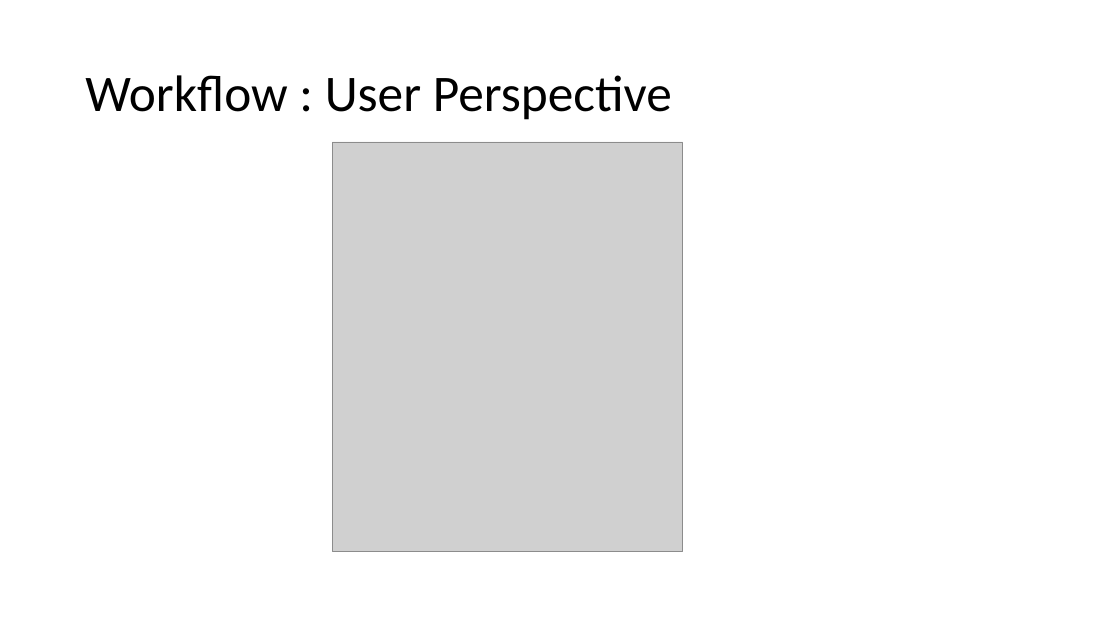
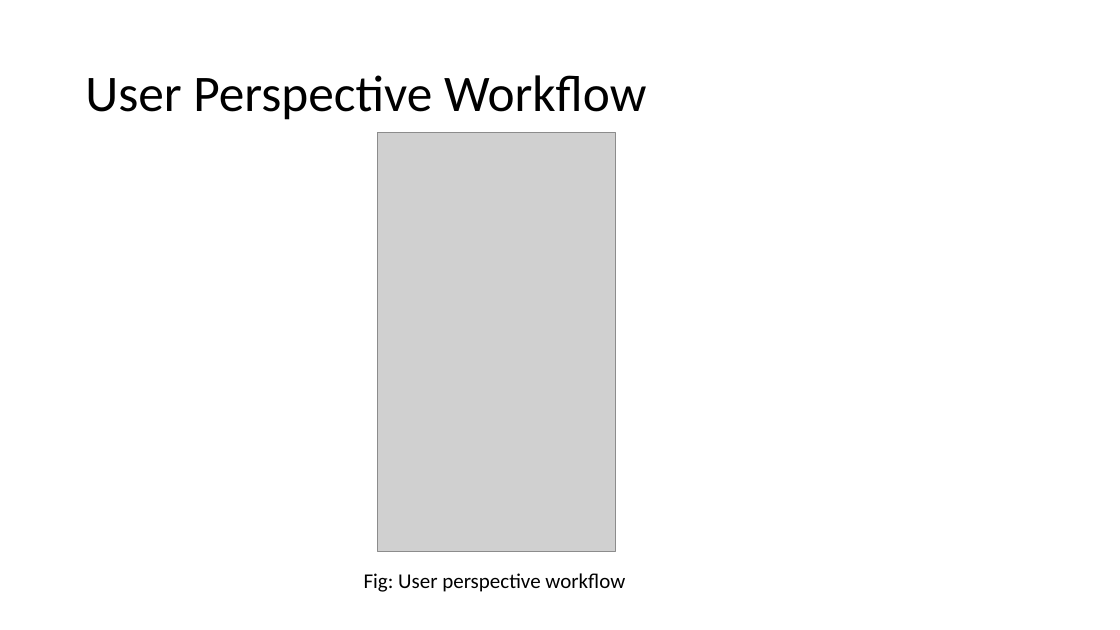
Before and after one commit to IkramulMurad/Face-detection, a slide deck: slide 14 of Book/Facial Key-points Detection.pptx (slide 12 before the commit). Drawn at 1120x630 pixels with LibreOffice and Linux fonts; fonts in the diff are those of the drawing; grey boxes stand for pictures. Boxes give left, top, right and bottom in pixels: in the first picture for what was removed or moved away, otherwise in the second. Text is boxed around its words. In the diff, an @@ line names an element or a change of style, - is before the commit and + after.

```diff
--- a/Book/Facial Key-points Detection.pptx
+++ b/Book/Facial Key-points Detection.pptx
@@ title at <box>85,75,646,120</box>: text changed @@
-Workflow : User Perspective
+User Perspective Workflow
@@ picture: place and size @@
-picture at <box>333,142,683,552</box>
+picture at <box>377,132,615,551</box>
@@ text added at <box>364,573,625,592</box>, 18 pt, text #000000 @@
+Fig: User perspective workflow
```
Also in this commit, not shown: 10 other slides changed, 5 slides added.
